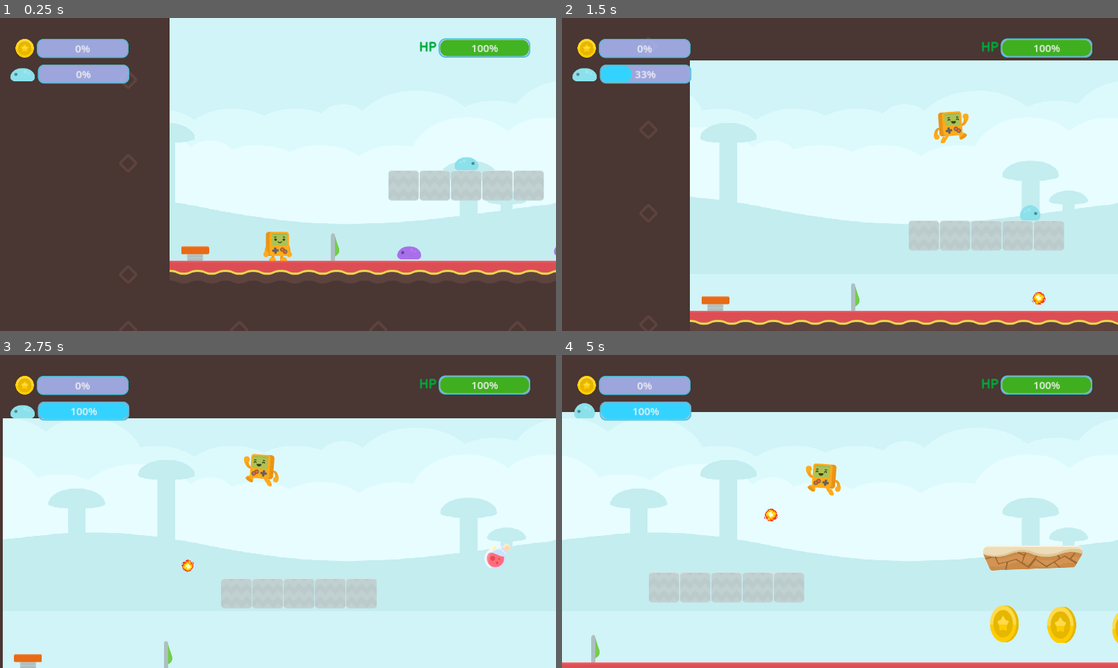
Above: before the commit, frames 1-4 (two rows, left to right).
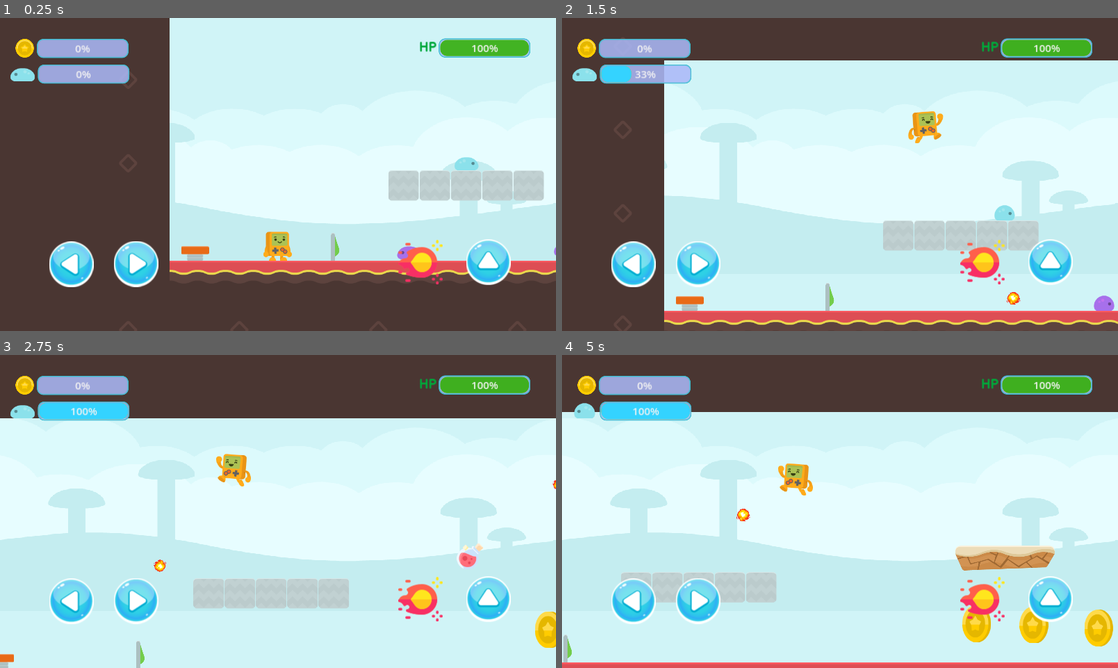
Above: after the commit, the same moments.

Repository: mtk3281/Heavenly-Knight
Game: Godot game, scene res://level_1.tscn
Same seed, same stepped clock (60 frames per second), same inputs: the game is played once before the commit and once after it.
Inputs:
- Up to frame 1 (0.25 s): no input
- Up to frame 2 (1.5 s): tap Enter (fire) at 0.5, 0.6 s; hold Right (right) from 0.53 s (still down); tap Space (jump) at 0.77, 0.8, 1.07, 1.35 s
- Up to frame 3 (2.75 s): tap Space (jump) at 1.52, 1.82, 2.3 s; tap Enter (fire) at 1.55, 2.1 s; release Right (right) at 2.03 s; hold Left (left) from 2.03 s (still down)
- Up to frame 4 (5 s): release Left (left) at 2.78 s; hold Right (right) 2.78-4.28 s; tap Shift (run) at 2.85 s; tap Space (jump) at 3.02, 3.32, 3.77, 3.8, 4.07, 4.35, 4.52, 4.82 s; tap Enter (fire) at 3.05, 3.6, 4.55 s; hold Left (left) from 4.28 s (still down)

The runs differ from the first frame. In frame 1, 3.4% of the frame differs, in the area x 8-92%, y 70-86%; in frame 2, 10%, in the area x 8-100%, y 13-99%; in frame 3, 6.9%; in frame 4, 8.5%.

Commit message:
touch button

Diff:
--- a/Heavenly Knight 2.0/level_1.tscn
+++ b/Heavenly Knight 2.0/level_1.tscn
@@ -12,6 +12,7 @@
 [ext_resource type="PackedScene" uid="uid://cpehtmwc1xlmu" path="res://life_potion.tscn" id="10_xlsls"]
 [ext_resource type="PackedScene" uid="uid://ci4trv02kbmsr" path="res://MovingPlatform.tscn" id="11_jawfk"]
 [ext_resource type="PackedScene" uid="uid://bomta4dxcj3ln" path="res://spring.tscn" id="12_mjp2c"]
+[ext_resource type="PackedScene" uid="uid://b0bxikgtc7bso" path="res://touch_input.tscn" id="13_3bnv8"]
 
 [sub_resource type="RectangleShape2D" id="RectangleShape2D_j0r6r"]
 size = Vector2(5360, 154)
@@ -21,6 +22,7 @@
 [node name="TileMap" parent="." instance=ExtResource("3_2to1c")]
 position = Vector2(-951, 1456)
 tile_set = ExtResource("3_sbumf")
+rendering_quadrant_size = 64
 collision_visibility_mode = 0
 layer_0/tile_data = PackedInt32Array(-1703931, 0, 0, -1638395, 0, 0, -1572859, 0, 0, -1507323, 0, 0, -1441787, 0, 0, -1 …(22115 unchanged characters)…
 
@@ -88,4 +90,6 @@
 [node name="Spring" parent="." instance=ExtResource("12_mjp2c")]
 position = Vector2(131, 464)
 
+[node name="Touch Input" parent="." instance=ExtResource("13_3bnv8")]
+
 [connection signal="body_entered" from="fallzone" to="Steve" method="_on_fallzone_body_entered"]
--- a/Heavenly Knight 2.0/project.godot
+++ b/Heavenly Knight 2.0/project.godot
@@ -12,7 +12,7 @@
 
 config/name="Heavenly Knight 2.0"
 run/main_scene="res://level_1.tscn"
-config/features=PackedStringArray("4.1", "Mobile")
+config/features=PackedStringArray("4.2", "Mobile")
 
 [autoload]
 
@@ -66,10 +66,14 @@
 }
 fire={
 "deadzone": 0.5,
-"events": [Object(InputEventMouseButton,"resource_local_to_scene":false,"resource_name":"","device":-1,"window_id":0,"alt_pressed":false,"shift_pressed":false,"ctrl_pressed":false,"meta_pressed":false,"button_mask":1,"position":Vector2(600, 18),"global_position":Vector2(608, 102),"factor":1.0,"button_index":1,"canceled":false,"pressed":true,"double_click":false,"script":null)
-, Object(InputEventKey,"resource_local_to_scene":false,"resource_name":"","device":-1,"window_id":0,"alt_pressed":false,"shift_pressed":false,"ctrl_pressed":false,"meta_pressed":false,"pressed":false,"keycode":0,"physical_keycode":4194309,"key_label":0,"unicode":0,"echo":false,"script":null)
+"events": [Object(InputEventKey,"resource_local_to_scene":false,"resource_name":"","device":-1,"window_id":0,"alt_pressed":false,"shift_pressed":false,"ctrl_pressed":false,"meta_pressed":false,"pressed":false,"keycode":0,"physical_keycode":4194309,"key_label":0,"unicode":0,"echo":false,"script":null)
+, Object(InputEventKey,"resource_local_to_scene":false,"resource_name":"","device":-1,"window_id":0,"alt_pressed":false,"shift_pressed":false,"ctrl_pressed":false,"meta_pressed":false,"pressed":false,"keycode":0,"physical_keycode":74,"key_label":0,"unicode":106,"echo":false,"script":null)
 ]
 }
+
+[input_devices]
+
+pointing/emulate_touch_from_mouse=true
 
 [layer_names]
 
--- a/Heavenly Knight 2.0/steve.tscn
+++ b/Heavenly Knight 2.0/steve.tscn
@@ -89,8 +89,6 @@
 position_smoothing_enabled = true
 drag_horizontal_enabled = true
 drag_vertical_enabled = true
-drag_left_margin = 0.3
-drag_right_margin = 0.3
 
 [node name="Timer" type="Timer" parent="."]
 wait_time = 0.7
--- /dev/null
+++ b/Heavenly Knight 2.0/touch_input.tscn
@@ -0,0 +1,36 @@
+[gd_scene load_steps=5 format=3 uid="uid://b0bxikgtc7bso"]
+
+[ext_resource type="Texture2D" uid="uid://cy6kbp3m3p4y5" path="res://Assets/items/right.png" id="1_lnbfn"]
+[ext_resource type="Texture2D" uid="uid://dm6ds15a55024" path="res://Assets/items/left.png" id="2_w8lmo"]
+[ext_resource type="Texture2D" uid="uid://82evu8i4ogqy" path="res://Assets/items/up.png" id="3_4x1x3"]
+[ext_resource type="Texture2D" uid="uid://xt0msp31gtct" path="res://Assets/items/fire.png" id="4_oysd4"]
+
+[node name="Touch Input" type="CanvasLayer"]
+
+[node name="right" type="TouchScreenButton" parent="."]
+position = Vector2(262, 513)
+scale = Vector2(1.6, 1.6)
+texture_normal = ExtResource("1_lnbfn")
+passby_press = true
+action = "right"
+
+[node name="left" type="TouchScreenButton" parent="."]
+position = Vector2(113, 514)
+scale = Vector2(1.6, 1.6)
+texture_normal = ExtResource("2_w8lmo")
+passby_press = true
+action = "left"
+
+[node name="up" type="TouchScreenButton" parent="."]
+position = Vector2(1073, 509)
+scale = Vector2(1.6, 1.6)
+texture_normal = ExtResource("3_4x1x3")
+passby_press = true
+action = "jump"
+
+[node name="fire" type="TouchScreenButton" parent="."]
+position = Vector2(917, 511)
+scale = Vector2(1.6, 1.6)
+texture_normal = ExtResource("4_oysd4")
+passby_press = true
+action = "fire"
Binary file added: Heavenly Knight 2.0/Assets/items/fire.png
Not shown, added: Heavenly Knight 2.0/Assets/items/fire.png.import
Binary file added: Heavenly Knight 2.0/Assets/items/left.png
Not shown, added: Heavenly Knight 2.0/Assets/items/left.png.import
Binary file added: Heavenly Knight 2.0/Assets/items/right.png
Not shown, added: Heavenly Knight 2.0/Assets/items/right.png.import
Binary file added: Heavenly Knight 2.0/Assets/items/up.png
Not shown, added: Heavenly Knight 2.0/Assets/items/up.png.import
Not shown: 1 places in Heavenly Knight 2.0/MovingPlatform.tscn that only renumber resources
Not shown: 1 places in Heavenly Knight 2.0/coin.tscn that only renumber resources
Not shown, changed: Heavenly Knight 2.0/export_presets.cfg
Not shown: 1 places in Heavenly Knight 2.0/level_1.tscn that only renumber resources
(and 1 more such lines)
